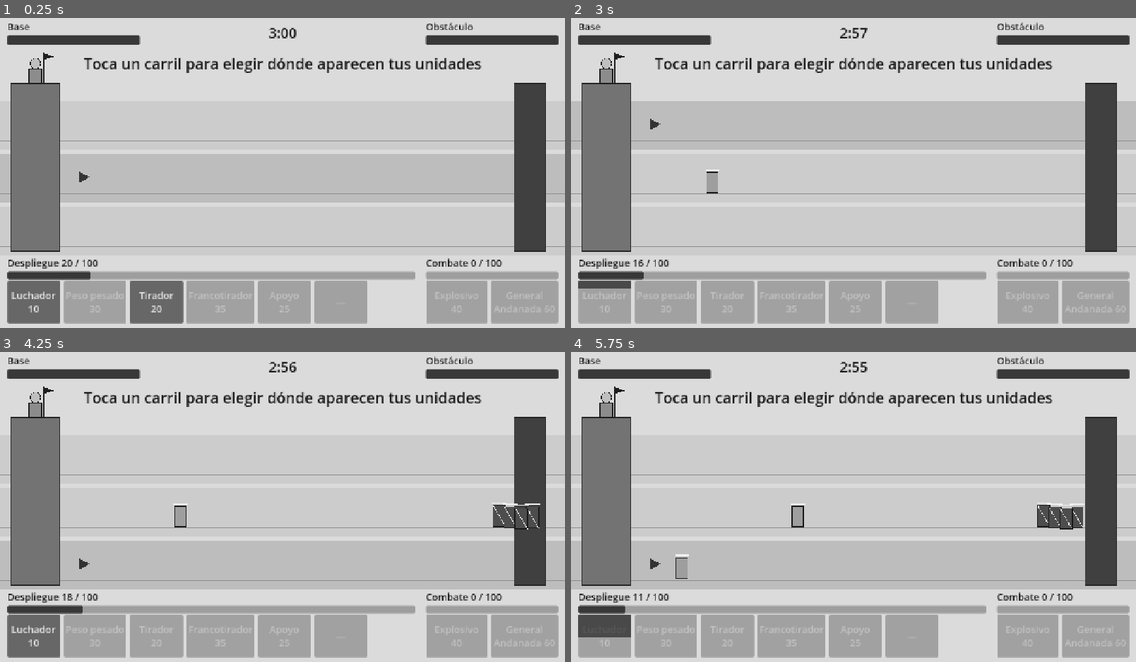
Above: before the commit, frames 1-4 (two rows, left to right).
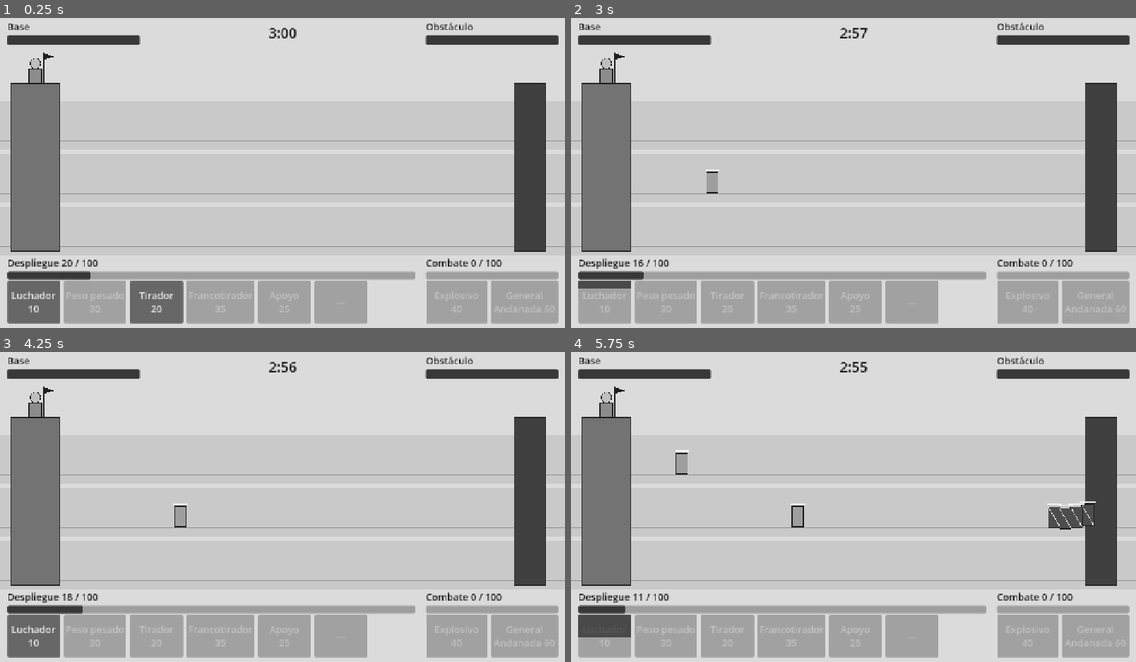
Above: after the commit, the same moments.

Repository: luuco93/island-of-flavors
Game: Godot game, scene res://escenas/batalla/batalla.tscn
The game is run twice, just before and just after one commit, with the same random seed, the same clock (stepped at 60 frames per second) and the same inputs.
Inputs (mouse positions are in pixels of both pictures, inside the frame that each line leads up to):
- Up to frame 1 (0.25 s): no input
- Up to frame 2 (3 s): click "Luchador 10" at 0.5 s; move the mouse to (977, 154) at 1.27 s; click (977, 154) at 1.42 s; move the mouse to (740, 188) at 2.02 s; click (740, 188) at 2.17 s; move the mouse to (910, 101) at 2.77 s; click (910, 101) at 2.92 s
- Up to frame 3 (4.25 s): move the mouse to (254, 569) at 3.52 s; click (254, 569) at 3.67 s
- Up to frame 4 (5.75 s): click "Luchador 10" at 4.25 s; move the mouse to (1023, 553) at 5.02 s; click (1023, 553) at 5.17 s

The runs differ from the first frame. In frame 1, 1.2% of the frame differs, in the area x 14-86%, y 12-53%; in frame 2, 1.2%; in frame 3, 1.6%; in frame 4, 1.9%, in the area x 14-93%, y 12-74%.

Commit message:
Las unidades eligen carril solas y unidades y enemigos se cambian de carril para perseguir objetivos
Co-Authored-By: Claude Opus 5.5 <noreply@anthropic.com>
Claude-Session: https://claude.ai/code/session_014hrL9SnN8mwHe2koGtFUPs

Diff:
--- a/datos/enemigos.json
+++ b/datos/enemigos.json
@@ -1,8 +1,8 @@
 {
 	"_nota": "Propuesta para el prototipo. recurso_combate es lo que suma cada baja (1 a 5 según tipo). marca solo distingue la forma gris en pantalla.",
 	"basico": {
-		"vida": 138,
-		"dano": 12,
+		"vida": 124,
+		"dano": 10.2,
 		"intervalo_ataque": 1.0,
 		"alcance": 20,
 		"rango_deteccion": 150,
@@ -16,8 +16,8 @@
 		"marca": "diagonal"
 	},
 	"rapido": {
-		"vida": 80,
-		"dano": 10,
+		"vida": 72,
+		"dano": 8.5,
 		"intervalo_ataque": 0.7,
 		"alcance": 20,
 		"rango_deteccion": 150,
@@ -31,8 +31,8 @@
 		"marca": "flecha"
 	},
 	"tanque": {
-		"vida": 1035,
-		"dano": 35,
+		"vida": 932,
+		"dano": 29.8,
 		"intervalo_ataque": 1.6,
 		"alcance": 25,
 		"rango_deteccion": 150,
@@ -46,8 +46,8 @@
 		"marca": "diagonal"
 	},
 	"armado": {
-		"vida": 103,
-		"dano": 10,
+		"vida": 93,
+		"dano": 8.5,
 		"intervalo_ataque": 1.0,
 		"alcance": 180,
 		"rango_deteccion": 220,
@@ -61,8 +61,8 @@
 		"marca": "mira"
 	},
 	"explosivo": {
-		"vida": 184,
-		"dano": 10,
+		"vida": 166,
+		"dano": 8.5,
 		"intervalo_ataque": 1.2,
 		"alcance": 20,
 		"rango_deteccion": 150,
@@ -80,8 +80,8 @@
 		}
 	},
 	"horda": {
-		"vida": 299,
-		"dano": 20,
+		"vida": 269,
+		"dano": 17.0,
 		"intervalo_ataque": 1.0,
 		"alcance": 20,
 		"rango_deteccion": 150,
--- a/datos/misiones/mision_01.json
+++ b/datos/misiones/mision_01.json
@@ -2,7 +2,7 @@
 	"_nota": "Primera misión de prueba. Las oleadas salen en orden; cada una espera 'espera' segundos tras la anterior. Al …(197 unchanged characters)…
 	"oleadas": [
 		{
-			"espera": 4,
+			"espera": 4.6,
 			"grupos": [
 				{
 					"tipo": "basico",
@@ -12,7 +12,7 @@
 			]
 		},
 		{
-			"espera": 12,
+			"espera": 13.8,
 			"grupos": [
 				{
 					"tipo": "basico",
@@ -22,7 +22,7 @@
 			]
 		},
 		{
-			"espera": 12,
+			"espera": 13.8,
 			"grupos": [
 				{
 					"tipo": "rapido",
@@ -32,7 +32,7 @@
 			]
 		},
 		{
-			"espera": 14,
+			"espera": 16.1,
 			"grupos": [
 				{
 					"tipo": "basico",
@@ -47,7 +47,7 @@
 			]
 		},
 		{
-			"espera": 14,
+			"espera": 16.1,
 			"grupos": [
 				{
 					"tipo": "tanque",
@@ -62,7 +62,7 @@
 			]
 		},
 		{
-			"espera": 14,
+			"espera": 16.1,
 			"grupos": [
 				{
 					"tipo": "explosivo",
@@ -77,7 +77,7 @@
 			]
 		},
 		{
-			"espera": 14,
+			"espera": 16.1,
 			"grupos": [
 				{
 					"tipo": "basico",
@@ -87,7 +87,7 @@
 			]
 		},
 		{
-			"espera": 14,
+			"espera": 16.1,
 			"grupos": [
 				{
 					"tipo": "armado",
--- a/datos/reglas.json
+++ b/datos/reglas.json
@@ -29,19 +29,20 @@
 		"explosivo"
 	],
 	"campo": {
-		"_nota": "Tres carriles horizontales. suelo_y es la altura del suelo de cada carril; la base y el obstáculo los cubren todos.",
+		"_nota": "Tres carriles horizontales. suelos_y es la altura del suelo de cada carril; la base y el obstáculo los cubren todos. Las unidades aparecen en el carril más amenazado y cambian de carril para perseguir objetivos: cada carril de diferencia cuenta como coste_cambio_carril píxeles más de distancia.",
 		"suelos_y": [
 			290,
 			410,
 			530
 		],
 		"alto_carril": 110,
-		"carril_inicial": 1,
 		"base_x": 80,
 		"obstaculo_x": 1200,
 		"aparicion_unidades_x": 150,
 		"aparicion_enemigos_x": 1140,
-		"dispersion_y": 6
+		"dispersion_y": 6,
+		"velocidad_cambio_carril": 60,
+		"coste_cambio_carril": 120
 	},
 	"comandante": "general"
 }
--- a/scripts/batalla/batalla.gd
+++ b/scripts/batalla/batalla.gd
@@ -2,11 +2,11 @@
 extends Node2D
 ## Una misión en tres carriles: base a la izquierda, obstáculo a la derecha,
 ## ambos cubren todos los carriles. Lleva el tiempo, los dos recursos, el
-## mazo, el carril elegido, el comandante y las condiciones de fin.
+## mazo, el comandante y las condiciones de fin. Las unidades eligen solas
+## su carril.
 
 signal unidad_invocada(unidad: Unidad)
 signal fase_cambiada(fase: Fase)
-signal carril_cambiado(carril: int)
 signal terminada_con(victoria: bool, estrellas: int)
 
 enum Fase { NORMAL, AVISO, HORDA }
@@ -43,8 +43,10 @@
 ## Altura del suelo de cada carril (0 arriba).
 var suelos: Array[float] = []
 var alto_carril := 120.0
-## Carril donde aparecen las unidades que se invocan.
-var carril_elegido := 1
+## Velocidad vertical al cambiar de carril y distancia extra que cuenta
+## cada carril de diferencia al buscar objetivo.
+var velocidad_cambio_carril := 60.0
+var coste_cambio_carril := 120.0
 
 var _azar := RandomNumberGenerator.new()
 
@@ -56,7 +58,8 @@
 	for y in campo.suelos_y:
 		suelos.append(float(y))
 	alto_carril = float(campo.alto_carril)
-	carril_elegido = int(campo.carril_inicial)
+	velocidad_cambio_carril = float(campo.velocidad_cambio_carril)
+	coste_cambio_carril = float(campo.coste_cambio_carril)
 	var fondo := suelos[-1] + 10.0
 	var alto_total := fondo - (suelos[0] - alto_carril) + 20.0
 	base.position = Vector2(campo.base_x, fondo)
@@ -149,12 +152,25 @@
 		and recurso_despliegue.puede_pagar(coste_de(id)))
 
 
-func elegir_carril(carril: int) -> void:
-	carril = clampi(carril, 0, suelos.size() - 1)
-	if carril != carril_elegido:
-		carril_elegido = carril
-		carriles.queue_redraw()
-		carril_cambiado.emit(carril)
+## El carril donde más falta hace una unidad: más vida enemiga, pesando más
+## a los enemigos cerca de la base, menos la vida de las unidades que ya hay.
+func carril_mas_amenazado() -> int:
+	var mejor := suelos.size() / 2
+	var mejor_valor := -INF
+	for c in suelos.size():
+		var valor := 0.0
+		for e: Enemigo in enemigos():
+			if e.carril == c:
+				valor += e.vida * (1.0 + (obstaculo.position.x - e.position.x) / 600.0)
+		for u: Unidad in unidades():
+			if u.carril_destino == c:
+				valor -= u.vida * 0.8
+		# Sin diferencias, prefiere el carril central.
+		valor -= absi(c - suelos.size() / 2) * 0.01
+		if valor > mejor_valor:
+			mejor = c
+			mejor_valor = valor
+	return mejor
 
 
 ## El carril bajo una altura de pantalla, o -1 si no hay ninguno.
@@ -165,17 +181,19 @@
 	return -1
 
 
-## Invoca en el carril indicado, o en el elegido si no se indica.
+## Invoca una unidad. Elige sola el carril más amenazado, salvo que se
+## indique uno.
 func invocar(id: String, carril: int = -1) -> Unidad:
 	if not puede_invocar(id):
 		return null
 	if carril < 0:
-		carril = carril_elegido
+		carril = carril_mas_amenazado()
 	recurso_despliegue.pagar(coste_de(id))
 	preparacion_restante[id] = preparacion_de(id)
 	var unidad := Unidad.new()
 	unidad.configurar(id, Datos.unidad(id), self, carril)
-	unidad.position = Vector2(reglas.campo.aparicion_unidades_x, suelos[carril] + _desvio_y())
+	unidad._desvio_y = _desvio_y()
+	unidad.position = Vector2(reglas.campo.aparicion_unidades_x, suelos[carril] + unidad._desvio_y)
 	capa_unidades.add_child(unidad)
 	unidades_invocadas += 1
 	unidad_invocada.emit(unidad)
@@ -187,7 +205,8 @@
 func _aparecer_enemigo(tipo: String, carril: int, desfase: float) -> void:
 	var enemigo := Enemigo.new()
 	enemigo.configurar(tipo, Datos.enemigo(tipo), self, carril)
-	enemigo.position = Vector2(punto_aparicion.position.x + desfase, suelos[carril] + _desvio_y())
+	enemigo._desvio_y = _desvio_y()
+	enemigo.position = Vector2(punto_aparicion.position.x + desfase, suelos[carril] + enemigo._desvio_y)
 	enemigo.murio.connect(_on_enemigo_murio)
 	capa_enemigos.add_child(enemigo)
 
@@ -252,15 +271,6 @@
 
 func enemigos_en(carril: int) -> Array:
 	return enemigos().filter(func(e: Enemigo) -> bool: return e.carril == carril)
-
-
-func _unhandled_input(evento: InputEvent) -> void:
-	# Tocar un carril lo elige para las próximas invocaciones.
-	if evento is InputEventMouseButton and evento.pressed and evento.button_index == MOUSE_BUTTON_LEFT:
-		var punto: Vector2 = get_canvas_transform().affine_inverse() * evento.position
-		var c := carril_en(punto.y)
-		if c >= 0:
-			elegir_carril(c)
 
 
 func _desvio_y() -> float:
--- a/scripts/batalla/carriles.gd
+++ b/scripts/batalla/carriles.gd
@@ -1,6 +1,6 @@
 class_name Carriles
 extends Node2D
-## Dibuja los carriles y resalta el elegido para invocar.
+## Dibuja los carriles.
 
 var batalla: Batalla
 
@@ -11,11 +11,5 @@
 	var alto := batalla.alto_carril
 	for i in batalla.suelos.size():
 		var y: float = batalla.suelos[i]
-		var rect := Rect2(-600, y - alto + 20, 2480, alto)
-		var elegido := i == batalla.carril_elegido
-		draw_rect(rect, Color(0.74, 0.74, 0.74) if elegido else Color(0.8, 0.8, 0.8))
+		draw_rect(Rect2(-600, y - alto + 20, 2480, alto), Color(0.79, 0.79, 0.79))
 		draw_line(Vector2(-600, y), Vector2(1880, y), Color(0.55, 0.55, 0.55), 2.0)
-		if elegido:
-			# Flecha junto a la base: aquí aparecerán las unidades.
-			var x := float(batalla.reglas.campo.aparicion_unidades_x) + 30.0
-			draw_colored_polygon([Vector2(x, y - 50), Vector2(x + 22, y - 38), Vector2(x, y - 26)], Color(0.2, 0.2, 0.2))
--- a/scripts/batalla/combatiente.gd
+++ b/scripts/batalla/combatiente.gd
@@ -1,7 +1,8 @@
 class_name Combatiente
 extends Node2D
 ## Comportamiento común de unidades y enemigos: avanzar por el carril,
-## buscar el objetivo más cercano, atacarlo y morir.
+## buscar el objetivo más cercano (también en los carriles vecinos, y
+## cambiarse de carril para alcanzarlo), atacarlo y morir.
 
 signal murio(combatiente: Combatiente)
 
@@ -18,8 +19,11 @@
 var alcance := 20.0
 var rango_deteccion := 150.0
 var velocidad := 0.0
-## Carril en el que está (0 arriba). Solo pelea con quien esté en su carril.
+## Carril en el que está (0 arriba). Solo ataca a quien esté en su carril;
+## para atacar a alguien de otro carril primero se cambia a ese carril.
 var carril := 0
+## Carril al que se está moviendo (igual a carril si no cambia).
+var carril_destino := 0
 ## +1 avanza hacia la derecha (unidades), -1 hacia la izquierda (enemigos).
 var direccion := 1.0
 var tamano := Vector2(26, 46)
@@ -31,11 +35,13 @@
 var _destello := 0.0
 var _destello_hasta := 0.0
 var _vivo := true
+var _desvio_y := 0.0
 
 
 func configurar(id_: String, datos_: Dictionary, batalla_: Batalla, carril_: int = 0) -> void:
 	id = id_
 	carril = carril_
+	carril_destino = carril_
 	datos = datos_
 	batalla = batalla_
 	vida_maxima = float(datos.get("vida", 1))
@@ -79,12 +85,28 @@
 	if objetivo == null:
 		mover(delta)
 		return
+	# Un objetivo en otro carril: primero hay que llegar a su carril.
+	if objetivo is Combatiente and objetivo.carril != carril:
+		carril_destino = objetivo.carril
+	if carril_destino != carril:
+		cambiar_carril(delta)
 	var distancia: float = objetivo.distancia_desde(position.x) - radio()
 	if distancia <= alcance:
-		if _espera_ataque <= 0.0:
+		if carril_destino == carril and _espera_ataque <= 0.0:
 			atacar(objetivo)
 	else:
 		mover(delta)
+
+
+## Se desplaza en vertical hacia el carril destino.
+func cambiar_carril(delta: float) -> void:
+	var y_destino: float = batalla.suelos[carril_destino] + _desvio_y
+	var paso := batalla.velocidad_cambio_carril * delta
+	if absf(y_destino - position.y) <= paso:
+		position.y = y_destino
+		carril = carril_destino
+	else:
+		position.y += signf(y_destino - position.y) * paso
 
 
 ## Las subclases devuelven a quién atacar (o hacia quién caminar).
@@ -119,15 +141,17 @@
 	queue_free()
 
 
-## El combatiente vivo más cercano de una lista, en el mismo carril y dentro
-## del rango de detección.
+## El combatiente vivo más cercano de una lista dentro del rango de
+## detección. Cada carril de diferencia cuenta como una distancia extra, así
+## que prefiere a los de su carril pero ve a los de los carriles vecinos.
 func mas_cercano(candidatos: Array) -> Combatiente:
 	var mejor: Combatiente = null
 	var mejor_distancia := rango_deteccion
 	for c: Combatiente in candidatos:
-		if not c.esta_vivo() or c.carril != carril:
+		if not c.esta_vivo():
 			continue
-		var d := c.distancia_desde(position.x) - radio()
+		var d := c.distancia_desde(position.x) - radio() \
+			+ absi(c.carril_destino - carril) * batalla.coste_cambio_carril
 		if d <= mejor_distancia:
 			mejor = c
 			mejor_distancia = d
--- a/scripts/ui/hud.gd
+++ b/scripts/ui/hud.gd
@@ -174,8 +174,6 @@
 			_aviso.text = ""
 	if _apuntando:
 		_aviso.text = Textos.t("poder.apuntar", {"nombre": Textos.t("poder." + batalla.poder.id).to_lower()})
-	elif batalla.tiempo < 6.0 and _aviso.text.is_empty():
-		_aviso.text = Textos.t("carril.elegir")
 	_boton_comandante.disabled = not batalla.comandante_listo()
 
 	var poder := batalla.poder
--- a/tests/jugador_automatico.gd
+++ b/tests/jugador_automatico.gd
@@ -14,14 +14,13 @@
 		return
 	match estrategia:
 		Estrategia.SOLO_LUCHADORES:
-			batalla.elegir_carril(_carril_mas_amenazado())
 			batalla.invocar("luchador_barato")
 		Estrategia.MIXTO:
 			_jugar_mixto()
 
 
-## Una estrategia razonable: refuerza el carril más amenazado con peso
-## pesado, francotirador y tiradores, apoyo si la base sufre, luchadores de
+## Una estrategia razonable: peso pesado, francotirador y tiradores
+## (las unidades eligen solas el carril), apoyo si la base sufre, luchadores de
 ## relleno, el explosivo sobre los grupos y el general cuando se puede.
 func _jugar_mixto() -> void:
 	if batalla.comandante_listo():
@@ -32,8 +31,7 @@
 		var sobra := batalla.recurso_combate.actual >= batalla.poder.coste + batalla.comandante.coste
 		if objetivo.y >= 0 and (sobra or _cuenta_grupo >= 5):
 			batalla.soltar_poder(objetivo.x, int(objetivo.y))
-	var carril := _carril_mas_amenazado()
-	batalla.elegir_carril(carril)
+	var carril := batalla.carril_mas_amenazado()
 	# Urgencia: enemigos cerca de la base sin nadie que los frene.
 	if _urgente(carril):
 		for id: String in ["luchador_barato", "tirador", "peso_pesado"]:
@@ -47,24 +45,6 @@
 		if batalla.preparacion_restante[id] <= 0.0:
 			batalla.invocar(id)  # Si no alcanza, espera a tenerlo.
 			return
-
-
-## El carril con más vida enemiga sin cubrir, pesando más a los que están
-## cerca de la base. Sin enemigos, el carril con menos unidades.
-func _carril_mas_amenazado() -> int:
-	var mejor := 0
-	var mejor_valor := -INF
-	for c in batalla.suelos.size():
-		var valor := 0.0
-		for e: Enemigo in batalla.enemigos_en(c):
-			var cercania := 1.0 + (1200.0 - e.position.x) / 600.0
-			valor += e.vida * cercania
-		for u: Unidad in batalla.unidades_en(c):
-			valor -= u.vida * 0.8
-		if valor > mejor_valor:
-			mejor = c
-			mejor_valor = valor
-	return mejor
 
 
 func _urgente(carril: int) -> bool:
--- a/tests/prueba_equilibrio.gd
+++ b/tests/prueba_equilibrio.gd
@@ -10,8 +10,9 @@
 ## - Con una estrategia mixta (que usa explosivo y general) se gana.
 ##
 ## PENDIENTE: el plan pide además que solo con luchadores nunca se saquen 3
-## estrellas. Con tres carriles ya hay partidas con 2 estrellas, pero no en
-## todas las semillas. Se informa como aviso mientras se ajustan las cifras.
+## estrellas. Como las unidades cambian solas de carril para frenar a los
+## enemigos, la base suele salir intacta o caer entera. Se informa como aviso
+## mientras se ajustan las cifras.
 
 const ESCENA_BATALLA := preload("res://escenas/batalla/batalla.tscn")
 const SEMILLAS := [1, 2, 3]
--- a/textos/es.json
+++ b/textos/es.json
@@ -25,6 +25,5 @@
 	"enemigo.tanque": "Tanque",
 	"enemigo.armado": "Armado",
 	"enemigo.explosivo": "Explosivo",
-	"enemigo.horda": "Horda",
-	"carril.elegir": "Toca un carril para elegir dónde aparecen tus unidades"
+	"enemigo.horda": "Horda"
 }
